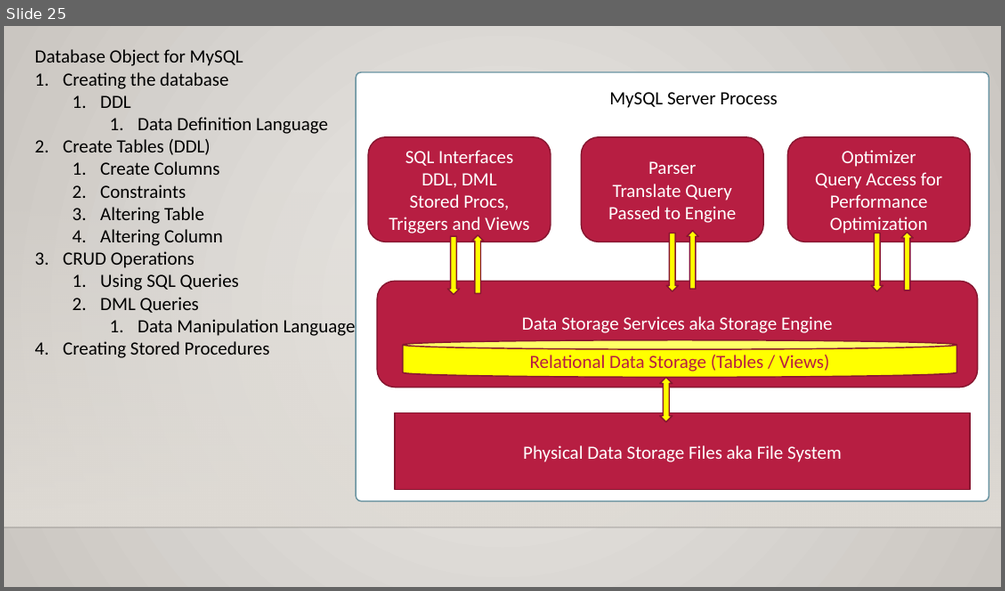
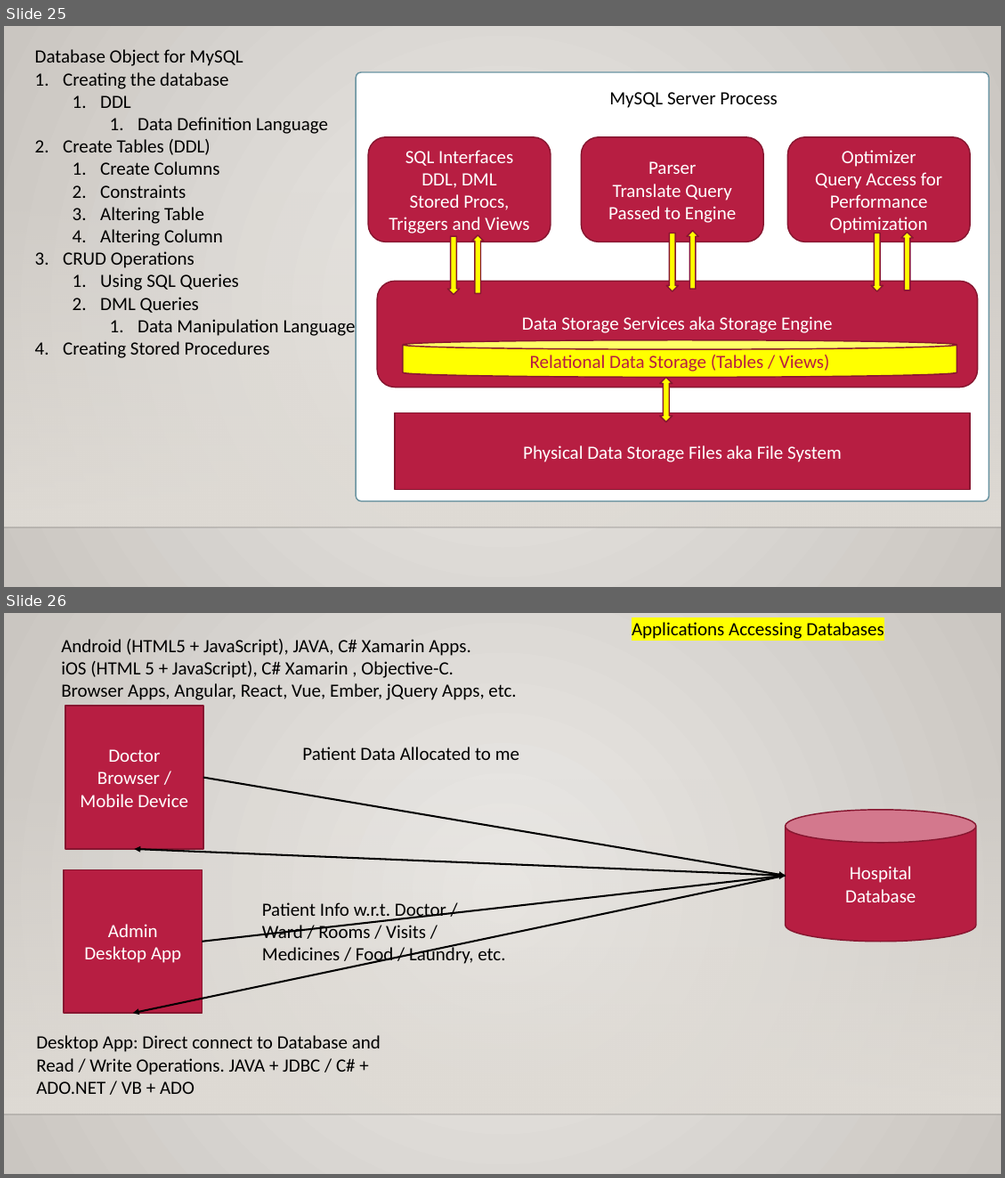
Before and after one commit to maheshsabnis/blazejan2021, a slide deck: Training_Notes_PPTs.pptx. Shown one above the other, each under a label of ours: slide 25 before the commit, slides 25 and 26 after it. The pictures are 1005x591 and 1005x1178 pixels, drawn with LibreOffice and Linux fonts; fonts in the diff are those of the drawing; background and template pictures are left out. Boxes give left, top, right and bottom in pixels: in the first picture for what was removed or moved away, otherwise in the second. Text is boxed around its words. In the diff, an @@ line names an element or a change of style, - is before the commit and + after.

```diff
--- a/Training_Notes_PPTs.pptx
+++ b/Training_Notes_PPTs.pptx
@@ slide 26 added at (4, 613, 1001, 1174), background gradient #ECEAE7 to #CAC7C1; not listed: 2 template elements that a slide beside it also shows @@
@@ text added at (61, 639, 516, 700), 18 pt, text #000000 @@
+Android (HTML5 + JavaScript), JAVA, C# Xamarin Apps.
+iOS (HTML 5 + JavaScript), C# Xamarin , Objective-C.
+Browser Apps, Angular, React, Vue, Ember, jQuery Apps, etc.
@@ text added at (631, 622, 884, 639), 18 pt, text #000000 @@
+Applications Accessing Databases
@@ rectangle added at (65, 706, 203, 849), fill #B71E42, outline #871631 1.25 pt, 18 pt, text #FFFFFF @@
+Doctor
+Browser / Mobile Device
@@ text added at (302, 747, 519, 760), 18 pt, text #000000 @@
+Patient Data Allocated to me
@@ arrow added from (203, 778) to (785, 876), #000000 1.75 pt @@
@@ cylinder added at (785, 810, 976, 941), fill #B71E42, outline #871631 1.25 pt, 18 pt, text #FFFFFF @@
+Hospital
+Database
@@ arrow added from (785, 876) to (134, 849), #000000 1.75 pt @@
@@ rectangle added at (64, 869, 202, 1013), fill #B71E42, outline #871631 1.25 pt, 18 pt, text #FFFFFF @@
+Admin
+Desktop App
@@ arrow added from (785, 876) to (133, 1013), #000000 1.75 pt @@
@@ arrow added from (202, 941) to (785, 876), #000000 1.75 pt @@
@@ text added at (262, 902, 505, 966), 18 pt, text #000000 @@
+Patient Info w.r.t. Doctor / Ward / Rooms / Visits / Medicines / Food / Laundry, etc.
@@ text added at (36, 1035, 380, 1094), 18 pt, text #000000 @@
+Desktop App: Direct connect to Database and Read / Write Operations. JAVA + JDBC / C# + ADO.NET / VB + ADO
```
Also in this commit, not shown: 1 slide changed, 6 other slides added, 7 other files.
